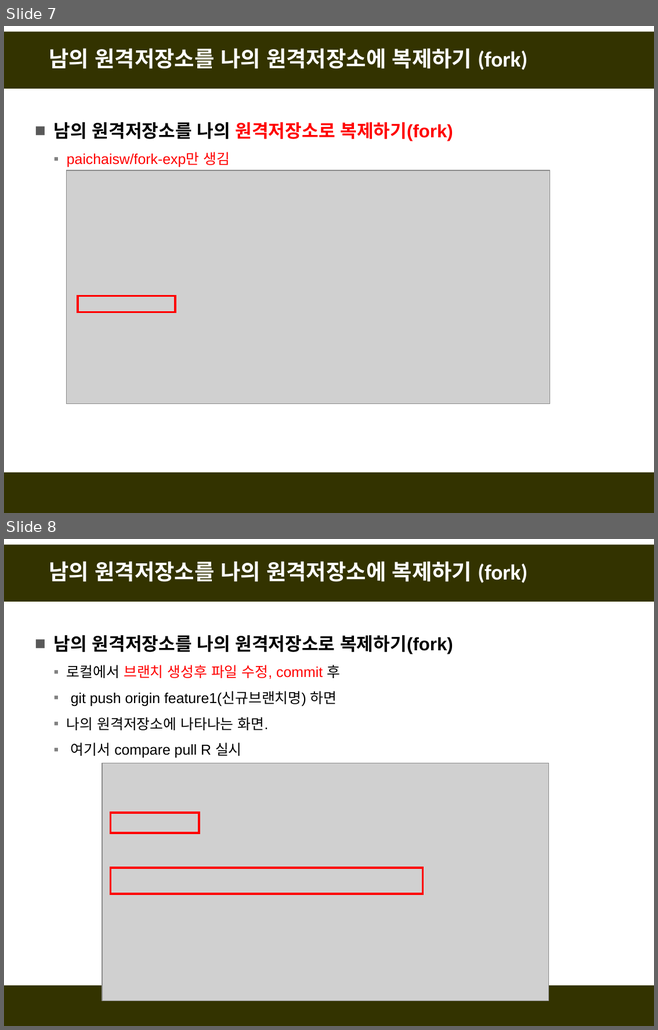
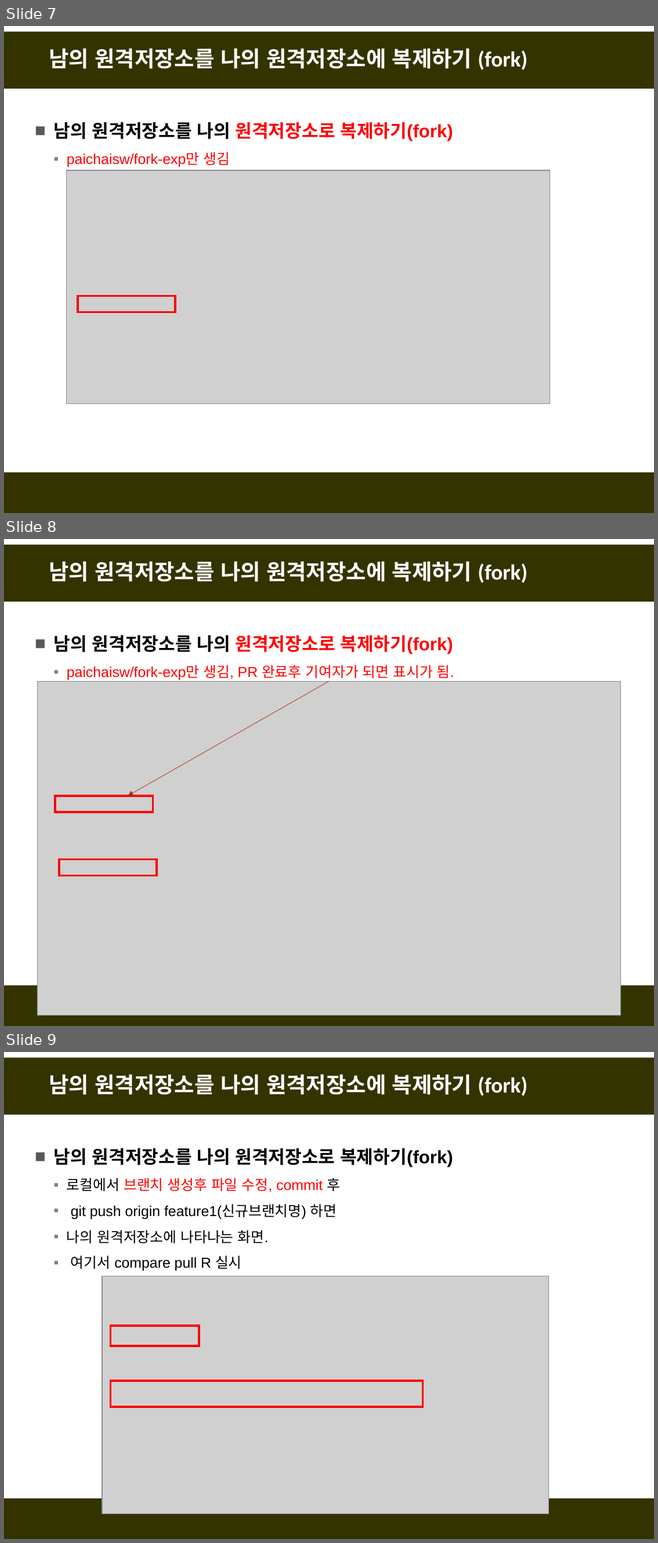
Before and after one commit to fasthill/github-lecture, a slide deck: git및github첫걸음3-원격저장소이용.pptx. Shown one above the other, each under a label of ours: slides 7 and 8 before the commit, slides 7, 8 and 9 after it. The pictures are 658x1030 and 658x1543 pixels, drawn with LibreOffice and Linux fonts; fonts in the diff are those of the drawing; grey boxes stand for pictures. Boxes give left, top, right and bottom in pixels: in the first picture for what was removed or moved away, otherwise in the second. Text is boxed around its words. In the diff, an @@ line names an element or a change of style, - is before the commit and + after.

```diff
--- a/git및github첫걸음3-원격저장소이용.pptx
+++ b/git및github첫걸음3-원격저장소이용.pptx
@@ slide 8 added at [4,539,654,1026], background #FFFFFF; not listed: 2 template elements that a slide beside it also shows @@
@@ title added at [49,561,527,583], 24 pt, text #FFFFFF, bold @@
+남의 원격저장소를 나의 원격저장소에 복제하기 (fork)
@@ text added at [54,635,454,680], 16 pt, text #FF0000 @@
+■ 남의 원격저장소를 나의 원격저장소로 복제하기(fork)
+  ▪ paichaisw/fork-exp만 생김, PR 완료후 기여자가 되면 표시가 됨.
@@ picture added at [37,681,621,1016] @@
@@ arrow added from (329, 681) to (128, 795), #A5300F 0.5 pt @@
@@ rectangle added at [55,795,152,812], outline #FF0000 2.25 pt @@
@@ rectangle added at [59,859,157,875], outline #FF0000 2.25 pt @@
@@ what was slide 8 is now slide 9 @@
```
